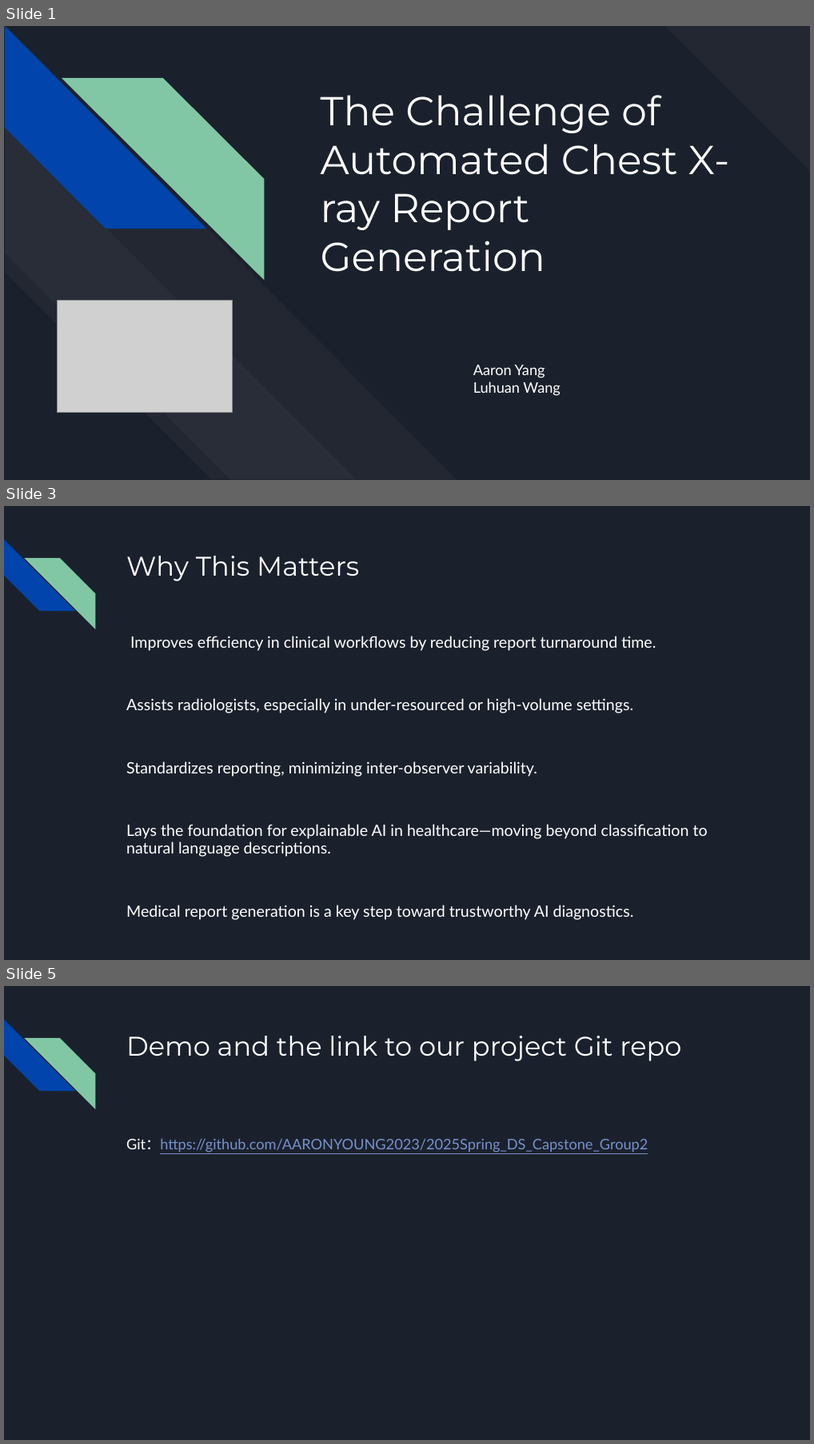
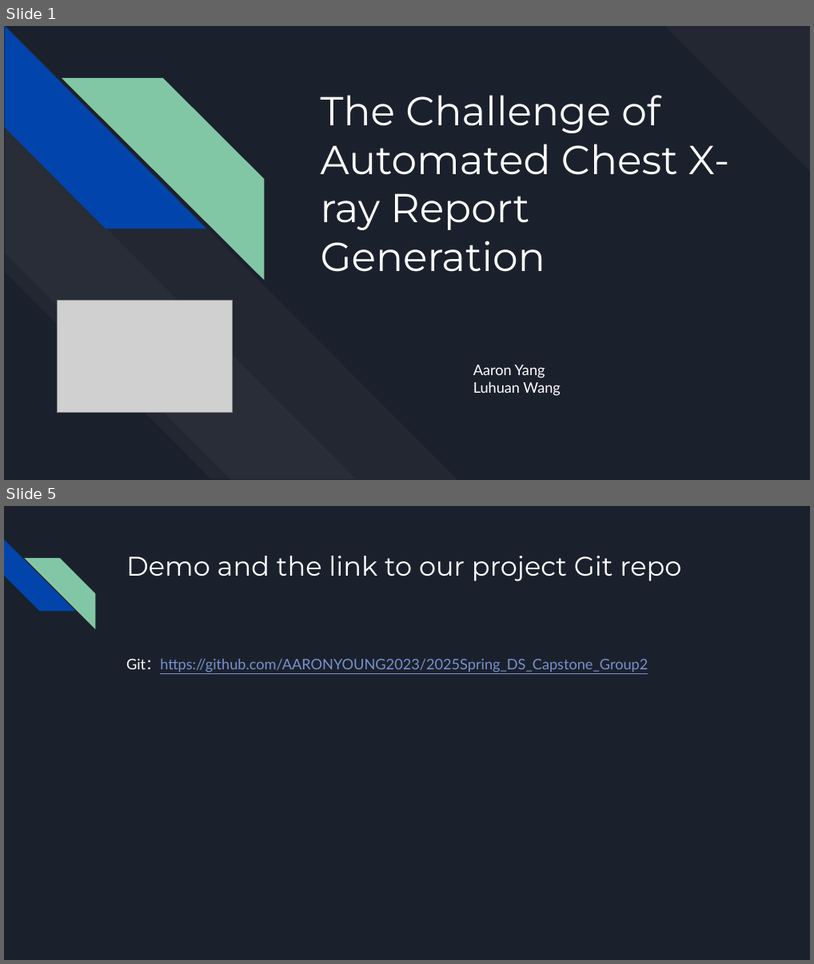
Before and after one commit to AARONYOUNG2023/2025Spring_DS_Capstone_Group2, a slide deck: presentation_slides/The Challenge of Automated Chest X-ray Report Generation.pptx. Shown one above the other, each under a label of ours: slides 1, 3 and 5 before the commit, slides 1 and 5 after it; the slides between them are not shown. The pictures are 814x1444 and 814x964 pixels, drawn with LibreOffice and Linux fonts; fonts in the diff are those of the drawing; grey boxes stand for pictures. Boxes give left, top, right and bottom in pixels: in the first picture for what was removed or moved away, otherwise in the second. Text is boxed around its words. In the diff, an @@ line names an element or a change of style, - is before the commit and + after.

```diff
--- a/presentation_slides/The Challenge of Automated Chest X-ray Report Generation.pptx
+++ b/presentation_slides/The Challenge of Automated Chest X-ray Report Generation.pptx
@@ slide 3 removed at bbox=[4, 506, 810, 960], background #1B212C; not listed: 2 template elements that a slide beside it also shows @@
@@ title removed at bbox=[126, 556, 359, 581] @@
-Why This Matters
@@ text removed at bbox=[126, 636, 708, 920] @@
-Improves efficiency in clinical workflows by reducing report turnaround time.
-Assists radiologists, especially in under-resourced or high-volume settings.
-Standardizes reporting, minimizing inter-observer variability.
-Lays the foundation for explainable AI in healthcare—moving beyond classification to natural language descriptions.
-Medical report generation is a key step toward trustworthy AI diagnostics.
```
Also in this commit, not shown: 1 slide changed, 2 slides added, 1 other slide removed, 1 other file.
